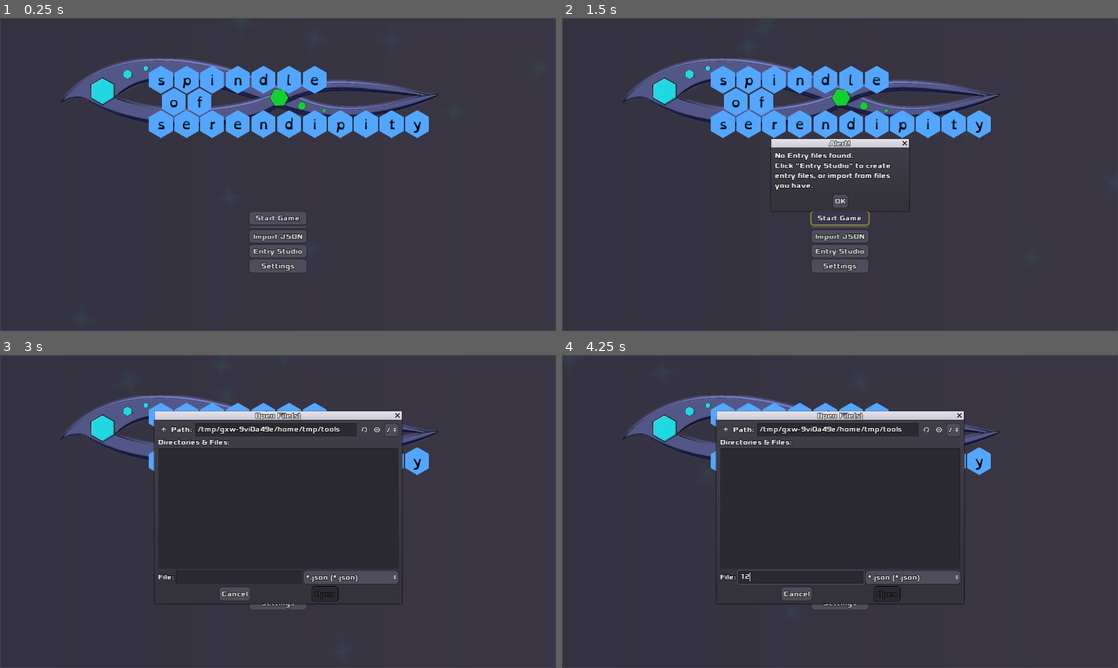
Above: before the commit, frames 1-4 (two rows, left to right).
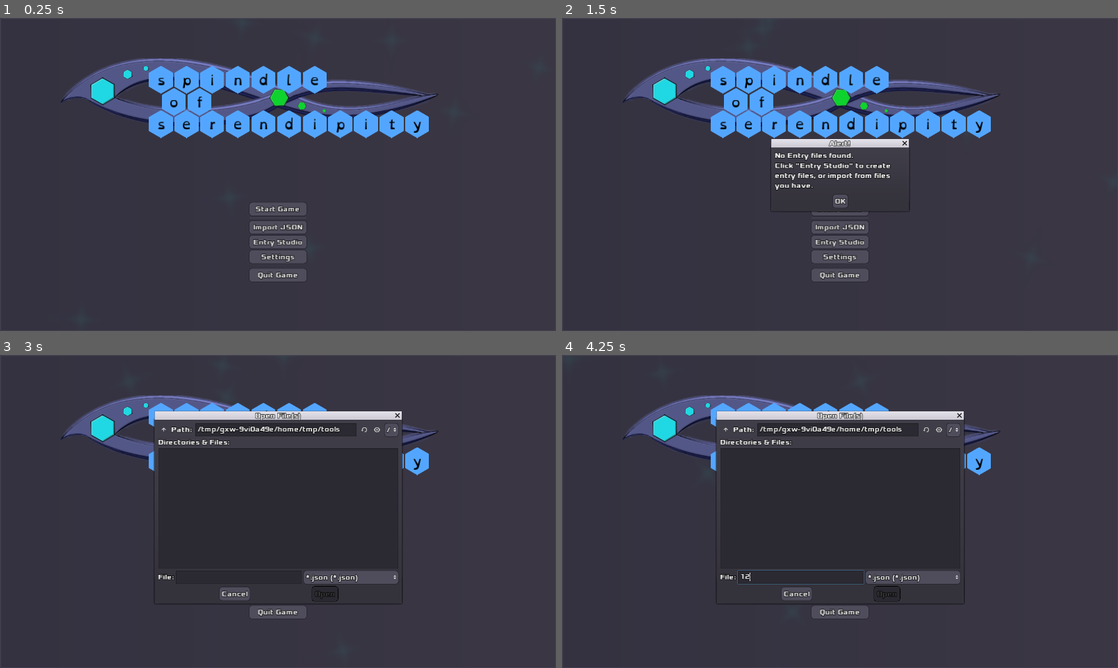
Above: after the commit, the same moments.

Repository: zacryol/spindle-of-serendipity
Game: Godot game, scene res://game/menus/MainMenu.tscn
Two runs of this game, one before a commit and one after it. Both use one fixed random seed, a clock stepped at 60 frames per second and the inputs below.
Inputs (mouse positions are in pixels of both pictures, inside the frame that each line leads up to):
- Up to frame 1 (0.25 s): no input
- Up to frame 2 (1.5 s): click "Start Game" at 0.5 s; click "Start Game" at 1.25 s
- Up to frame 3 (3 s): click "OK" at 2 s; click "Import JSON" at 2.75 s
- Up to frame 4 (4.25 s): click (801, 577) at 3.52 s; type "12" at 3.6 s

The runs differ from the first frame. In frame 1, 1.4% of the frame differs, in the area x 44-56%, y 59-85%; in frame 2, 1.2%; in frame 3, 0.3%; in frame 4, 0.3%.

Commit message:
defaults to fullscreen, and quit button on menu

Diff:
--- a/godot/game/menus/MainMenu.gd
+++ b/godot/game/menus/MainMenu.gd
@@ -60,3 +60,12 @@
 
 func _on_EButton_pressed() -> void:
 	get_tree().change_scene("res://game/menus/EntryStudio.tscn")
+
+
+
+func _on_QuitButton_pressed() -> void:
+	$QuitConfirm.show()
+
+
+func _on_QuitConfirm_confirmed() -> void:
+	get_tree().quit()
--- a/godot/game/menus/MainMenu.tscn
+++ b/godot/game/menus/MainMenu.tscn
@@ -75,6 +75,17 @@
 margin_right = 132.0
 margin_bottom = 144.0
 text = "Settings"
+
+[node name="HSeparator2" type="HSeparator" parent="VBoxContainer"]
+margin_top = 148.0
+margin_right = 132.0
+margin_bottom = 152.0
+
+[node name="QuitButton" type="Button" parent="VBoxContainer"]
+margin_top = 156.0
+margin_right = 132.0
+margin_bottom = 187.0
+text = "Quit Game"
 
 [node name="FileDialog" type="FileDialog" parent="."]
 anchor_left = 0.5
@@ -238,9 +249,23 @@
 margin_left = 590.0
 margin_right = 645.0
 text = "y"
+
+[node name="QuitConfirm" type="ConfirmationDialog" parent="."]
+anchor_left = 0.5
+anchor_top = 0.5
+anchor_right = 0.5
+anchor_bottom = 0.5
+margin_left = -102.0
+margin_top = -38.0
+margin_right = 102.0
+margin_bottom = 38.0
+window_title = "Quit?"
+dialog_text = "Exit game?"
 [connection signal="pressed" from="VBoxContainer/StartButton" to="." method="_on_StartButton_pressed"]
 [connection signal="pressed" from="VBoxContainer/ImportButton" to="." method="_on_ImportButton_pressed"]
 [connection signal="pressed" from="VBoxContainer/EButton" to="." method="_on_EButton_pressed"]
 [connection signal="pressed" from="VBoxContainer/Settings" to="." method="_on_Settings_pressed"]
+[connection signal="pressed" from="VBoxContainer/QuitButton" to="." method="_on_QuitButton_pressed"]
 [connection signal="files_selected" from="FileDialog" to="." method="_on_FileDialog_files_selected"]
 [connection signal="custom_action" from="AcceptDialog" to="." method="_on_AcceptDialog_custom_action"]
+[connection signal="confirmed" from="QuitConfirm" to="." method="_on_QuitConfirm_confirmed"]
--- a/godot/project.godot
+++ b/godot/project.godot
@@ -49,6 +49,7 @@
 
 window/size/width=1280
 window/size/height=720
+window/size/fullscreen=true
 window/size/test_width=1280
 window/size/test_height=720
 window/stretch/mode="2d"
